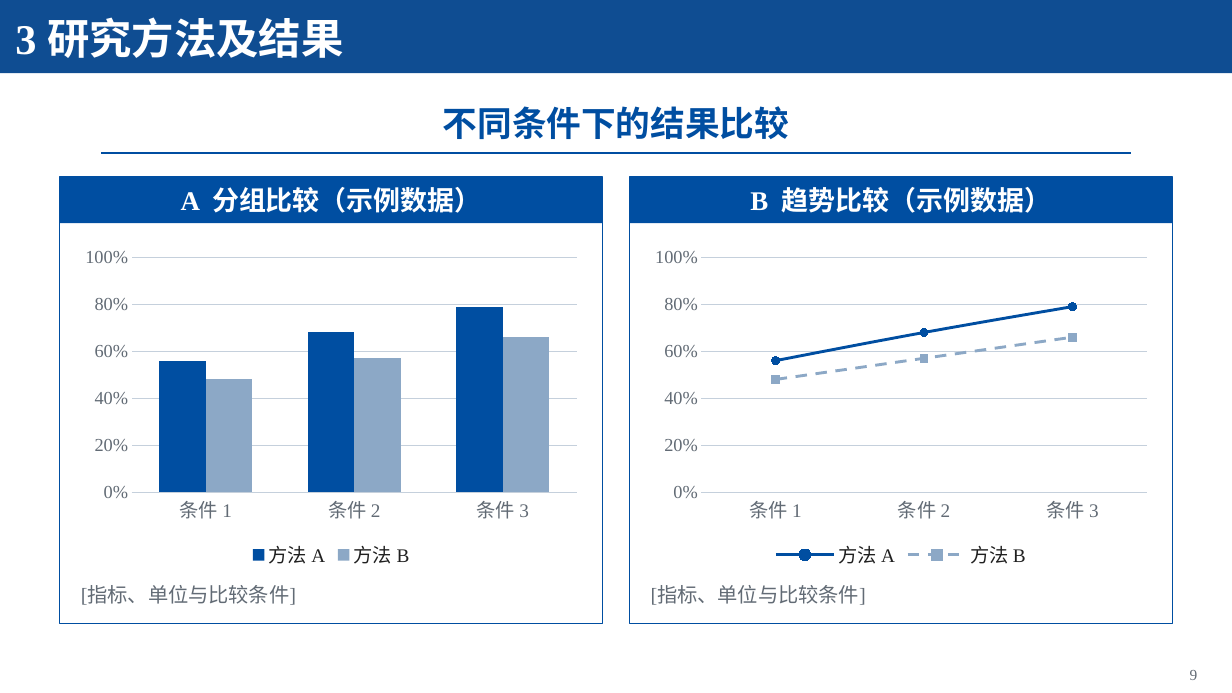
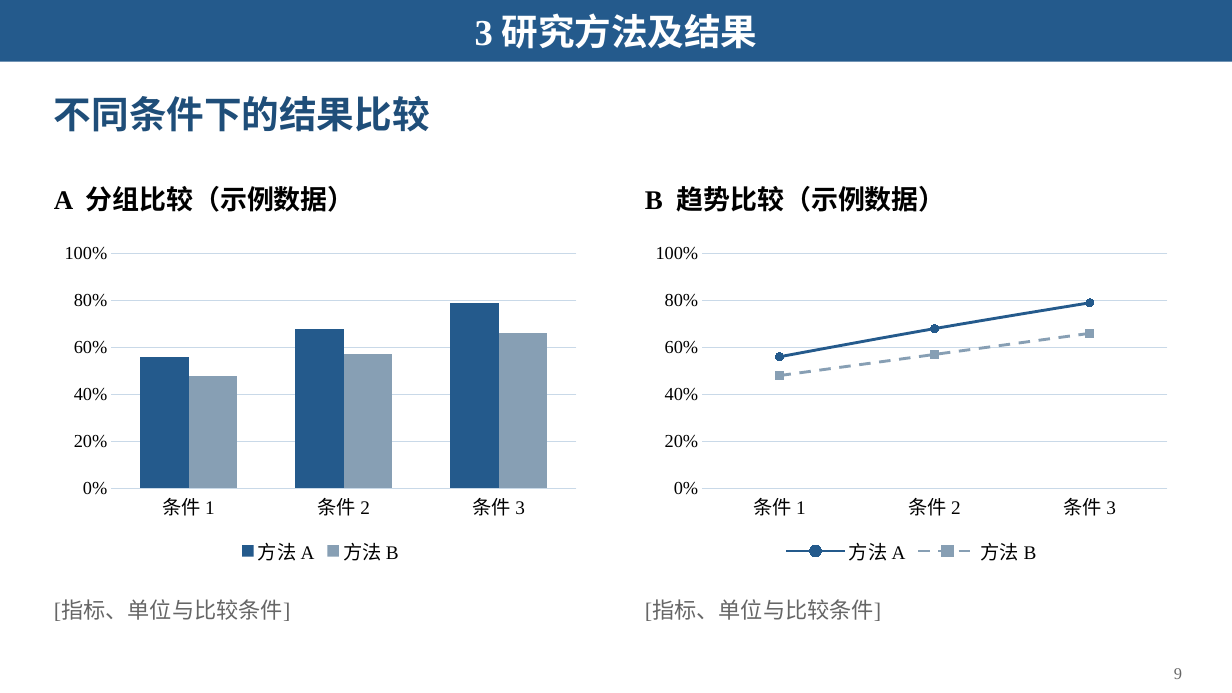
Before and after one commit to Starxy/skills, a slide deck: slide 9 of skills/ppt-craft/assets/academic-blue-template.pptx. Drawn at 1232x693 pixels with LibreOffice and Linux fonts; fonts in the diff are those of the drawing. Boxes give left, top, right and bottom in pixels: in the first picture for what was removed or moved away, otherwise in the second. Text is boxed around its words. In the diff, an @@ line names an element or a change of style, - is before the commit and + after.

```diff
--- a/skills/ppt-craft/assets/academic-blue-template.pptx
+++ b/skills/ppt-craft/assets/academic-blue-template.pptx
@@ rectangle: place and size @@
-rectangle at (0, 0, 1232, 73)
+rectangle at (0, 0, 1232, 62)
@@ rectangle at (0, 0, 1232, 62): fill #0F4D92 to #245A8C @@
@@ text "3 研究方法及结果": place and size @@
-text "3 研究方法及结果" at (15, 17, 343, 58)
+text "3 研究方法及结果" at (475, 13, 758, 49)
@@ text "3 研究方法及结果" at (475, 13, 758, 49): size 33 to 28.5 pt; alignment left to centre @@
@@ title "不同条件下的结果比较": place and size @@
-title "不同条件下的结果比较" at (443, 106, 790, 139)
+title "不同条件下的结果比较" at (54, 96, 430, 132)
@@ title "不同条件下的结果比较" at (54, 96, 430, 132): size 27 to 29.2 pt, text colour #004EA1 to #1F4E79; alignment centre to left @@
@@ text "A 分组比较（示例数据）": place and size @@
-text "A 分组比较（示例数据）" at (181, 187, 482, 213)
+text "A 分组比较（示例数据）" at (54, 186, 355, 212)
@@ text "A 分组比较（示例数据）" at (54, 186, 355, 212): text colour #FFFFFF to #000000; alignment centre to left; line spacing 1 to 1.15; vertical alignment middle to top @@
@@ rectangle removed at (60, 177, 604, 624) @@
@@ rectangle removed at (60, 177, 604, 224) @@
@@ rectangle removed at (101, 152, 1131, 154) @@
@@ rectangle removed at (629, 177, 1173, 624) @@
@@ rectangle removed at (629, 177, 1173, 224) @@
@@ text "B 趋势比较（示例数据）" at (645, 186, 946, 212): text colour #FFFFFF to #000000; alignment centre to left; line spacing 1 to 1.15; vertical alignment middle to top @@
@@ column chart at (54, 237, 587, 568) @@
@@ colour of 方法 A #004EA1 to #245A8C @@
@@ colour of 方法 B #8CA8C6 to #879FB4 @@
@@ legend changed @@
@@ category axis changed @@
@@ value axis changed @@
@@ column chart: place and size @@
-column chart at (75, 240, 587, 572)
+column chart at (54, 237, 587, 568)
@@ line chart at (645, 237, 1178, 568) @@
@@ colour of 方法 A #004EA1 to #245A8C @@
@@ colour of 方法 B #8CA8C6 to #879FB4 @@
@@ legend changed @@
@@ category axis changed @@
@@ value axis changed @@
@@ line chart: place and size @@
-line chart at (645, 240, 1157, 572)
+line chart at (645, 237, 1178, 568)
@@ text "[指标、单位与比较条件]" at (54, 600, 291, 621): size 15.8 to 17.2 pt, text colour #626B75 to #666666; line spacing 1 to 1.15; vertical alignment middle to top @@
@@ text "[指标、单位与比较条件]": place and size @@
-text "[指标、单位与比较条件]" at (81, 587, 296, 605)
+text "[指标、单位与比较条件]" at (54, 600, 291, 621)
@@ text "[指标、单位与比较条件]": place and size @@
-text "[指标、单位与比较条件]" at (651, 587, 866, 605)
+text "[指标、单位与比较条件]" at (645, 600, 882, 621)
@@ text "[指标、单位与比较条件]" at (645, 600, 882, 621): size 15.8 to 17.2 pt, text colour #626B75 to #666666; line spacing 1 to 1.15; vertical alignment middle to top @@
@@ text "9" at (1174, 668, 1182, 679): size 12 to 12.8 pt, text colour #626B75 to #666666; line spacing 1 to 1.15; vertical alignment middle to top @@
```
Also in this commit, not shown: 14 other slides changed, 1 slide added, 1 slide removed, 5 other files.
